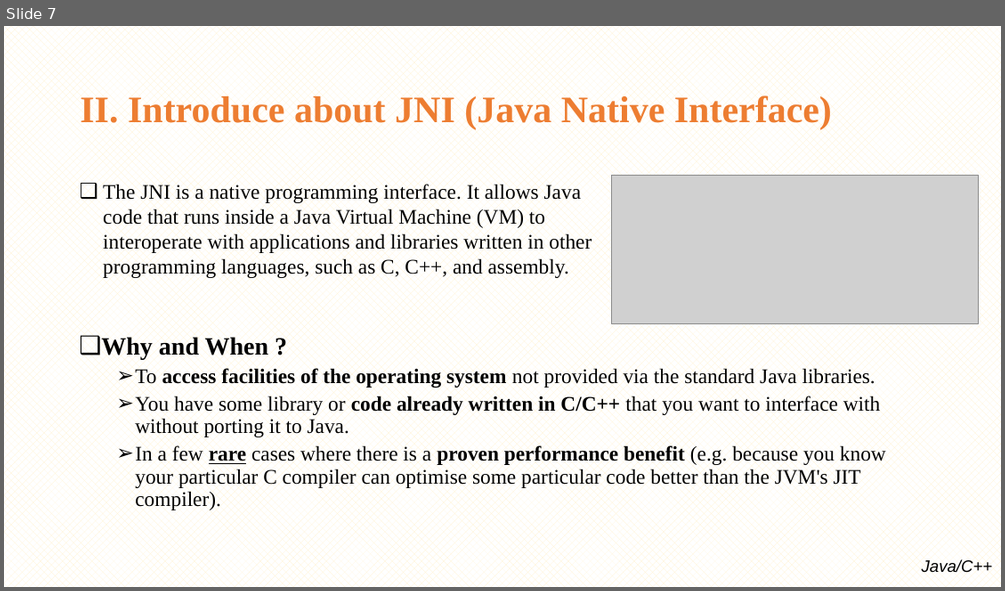
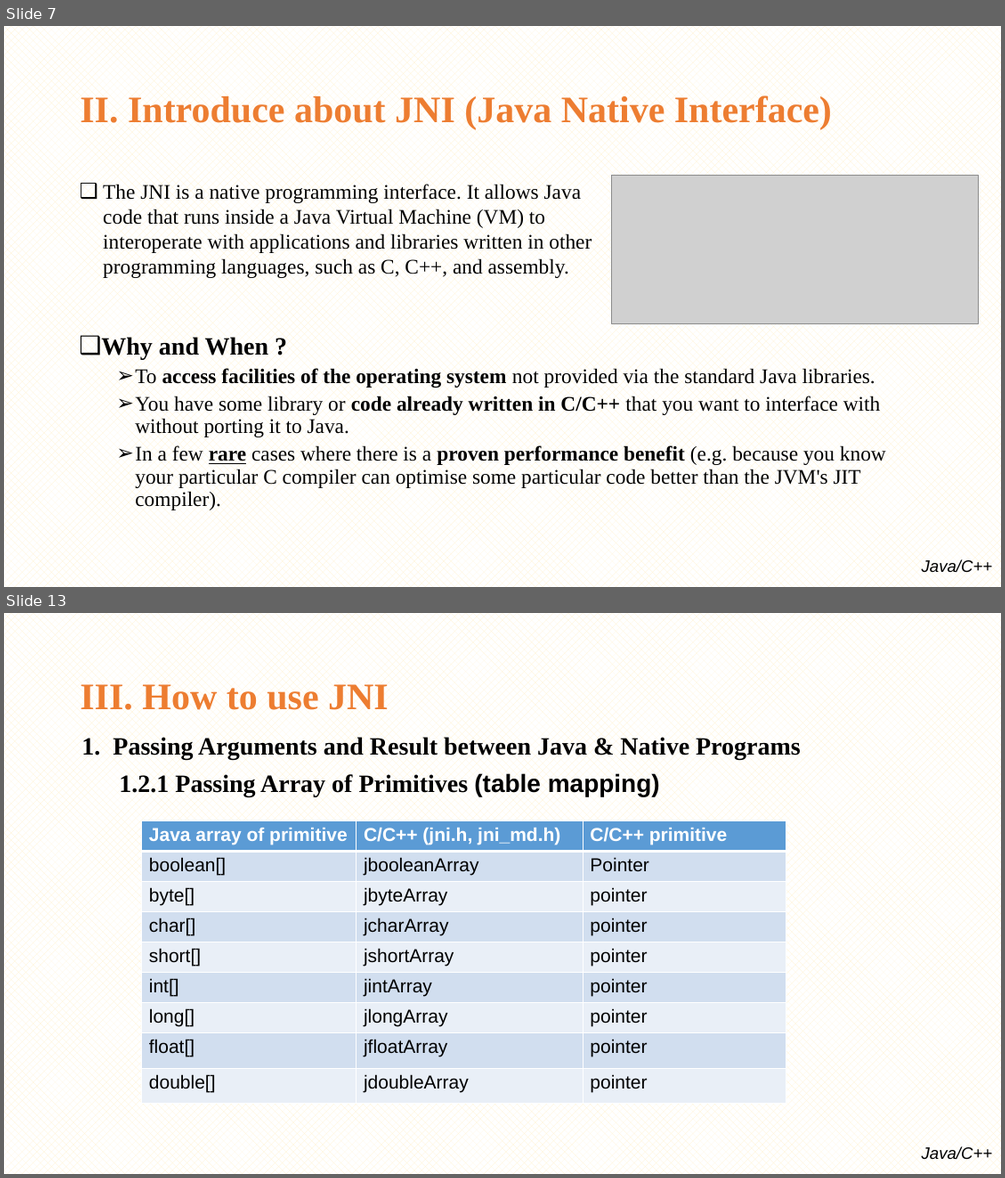
Before and after one commit to minhthedt/hello-world, a slide deck: Training/Java native interface(JNI).pptx. Shown one above the other, each under a label of ours: slide 7 before the commit, slides 7 and 13 after it; the slides between them are not shown. The pictures are 1005x591 and 1005x1178 pixels, drawn with LibreOffice and Linux fonts; fonts in the diff are those of the drawing; grey boxes stand for pictures; background and template pictures are left out. Boxes give left, top, right and bottom in pixels: in the first picture for what was removed or moved away, otherwise in the second. Text is boxed around its words. In the diff, an @@ line names an element or a change of style, - is before the commit and + after.

```diff
--- a/Training/Java native interface(JNI).pptx
+++ b/Training/Java native interface(JNI).pptx
@@ slide 13 added at (x1=4, y1=613, x2=1001, y2=1174), background pattern #FFF2CC on #FFFFFF; not listed: 1 template element that a slide beside it also shows @@
@@ title added at (x1=80, y1=684, x2=388, y2=710), 36 pt, text #ED7D31, bold @@
+III. How to use JNI
@@ text added at (x1=81, y1=737, x2=801, y2=797), 24 pt, text #000000, bold @@
+1. Passing Arguments and Result between Java & Native Programs
+1.2.1 Passing Array of Primitives (table mapping)
@@ table added at (x1=142, y1=820, x2=786, y2=1103), 9 rows, 3 columns @@
+Java array of primitive | C/C++ (jni.h, jni_md.h) | C/C++ primitive
+boolean[] | jbooleanArray | Pointer
+byte[] | jbyteArray | pointer
+char[] | jcharArray | pointer
+short[] | jshortArray | pointer
+int[] | jintArray | pointer
+long[] | jlongArray | pointer
+float[] | jfloatArray | pointer
+double[] | jdoubleArray | pointer
```
Also in this commit, not shown: 1 slide changed, 16 other slides added.
